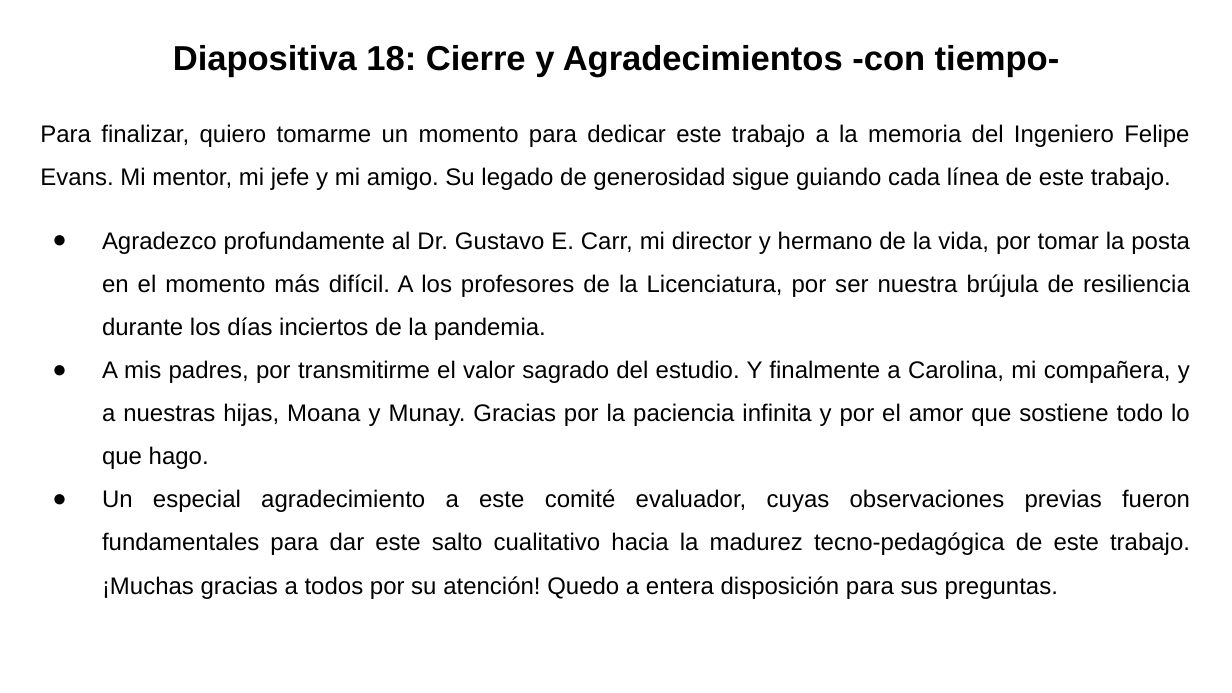
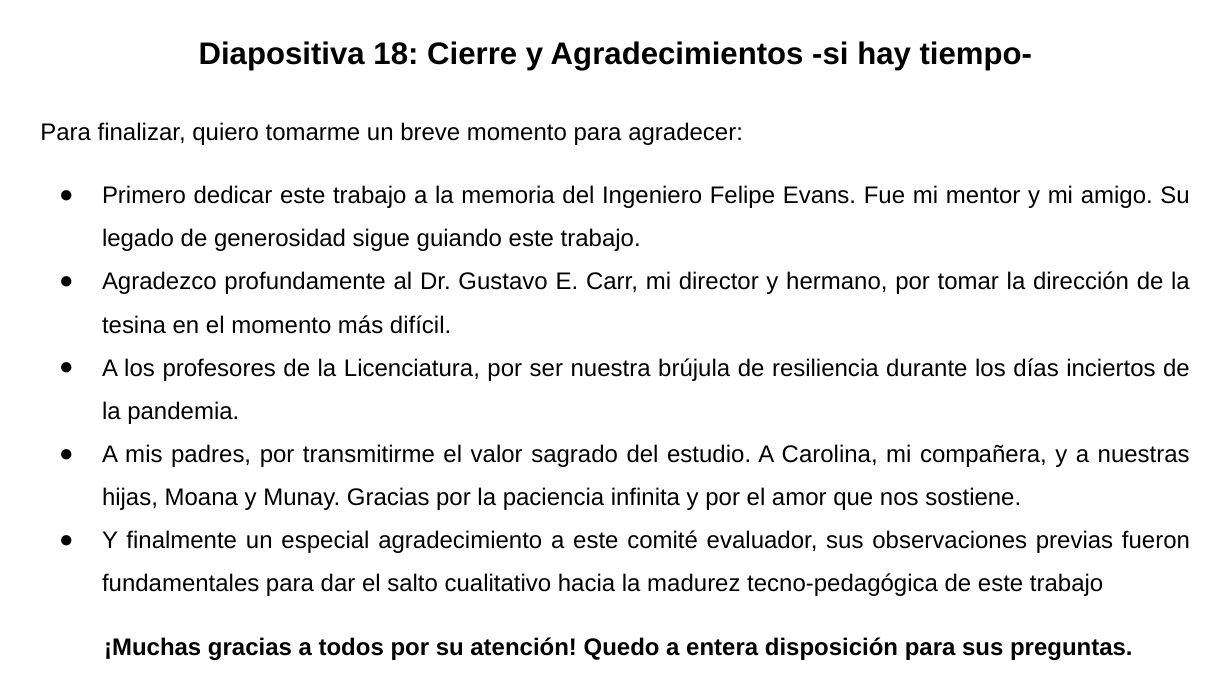
Before and after one commit to gabrielinuz/gabrielinuz.github.io, a slide deck: slide 19 of doc/GUION_DE_DEFENSA_LTE.pptx. Drawn at 1232x693 pixels with LibreOffice and Linux fonts; fonts in the diff are those of the drawing. Boxes give left, top, right and bottom in pixels: in the first picture for what was removed or moved away, otherwise in the second. Text is boxed around its words. In the diff, an @@ line names an element or a change of style, - is before the commit and + after.

```diff
--- a/doc/GUION_DE_DEFENSA_LTE.pptx
+++ b/doc/GUION_DE_DEFENSA_LTE.pptx
@@ title at <box>199,41,1033,71</box>: text changed; size 20.2 to 18.2 pt @@
-Diapositiva 18: Cierre y Agradecimientos -con tiempo-
+Diapositiva 18: Cierre y Agradecimientos -si hay tiempo-
@@ text at <box>40,122,1190,660</box>: text changed @@
-Para finalizar, quiero tomarme un momento para dedicar este trabajo a la memoria del Ingeniero Felipe Evans. Mi mentor, mi jefe y mi amigo. Su legado de generosidad sigue guiando cada línea de este trabajo.
-● Agradezco profundamente al Dr. Gustavo E. Carr, mi director y hermano de la vida, por tomar la posta en el momento más difícil. A los profesores de la Licenciatura, por ser nuestra brújula de resiliencia durante los días inciertos de la pandemia.
-● A mis padres, por transmitirme el valor sagrado del estudio. Y finalmente a Carolina, mi compañera, y a nuestras hijas, Moana y Munay. Gracias por la paciencia infinita y por el amor que sostiene todo lo que hago.
-● Un especial agradecimiento a este comité evaluador, cuyas observaciones previas fueron fundamentales para dar este salto cualitativo hacia la madurez tecno-pedagógica de este trabajo. ¡Muchas gracias a todos por su atención! Quedo a entera disposición para sus preguntas.
+Para finalizar, quiero tomarme un breve momento para agradecer:
+● Primero dedicar este trabajo a la memoria del Ingeniero Felipe Evans. Fue mi mentor y mi amigo. Su legado de generosidad sigue guiando este trabajo.
+● Agradezco profundamente al Dr. Gustavo E. Carr, mi director y hermano, por tomar la dirección de la tesina en el momento más difícil.
+● A los profesores de la Licenciatura, por ser nuestra brújula de resiliencia durante los días inciertos de la pandemia.
+● A mis padres, por transmitirme el valor sagrado del estudio. A Carolina, mi compañera, y a nuestras hijas, Moana y Munay. Gracias por la paciencia infinita y por el amor que nos sostiene.
+● Y finalmente un especial agradecimiento a este comité evaluador, sus observaciones previas fueron fundamentales para dar el salto cualitativo hacia la madurez tecno-pedagógica de este trabajo
+¡Muchas gracias a todos por su atención! Quedo a entera disposición para sus preguntas.
```
Also in this commit, not shown: 9 other slides changed, 1 slide removed, 1 other file.
